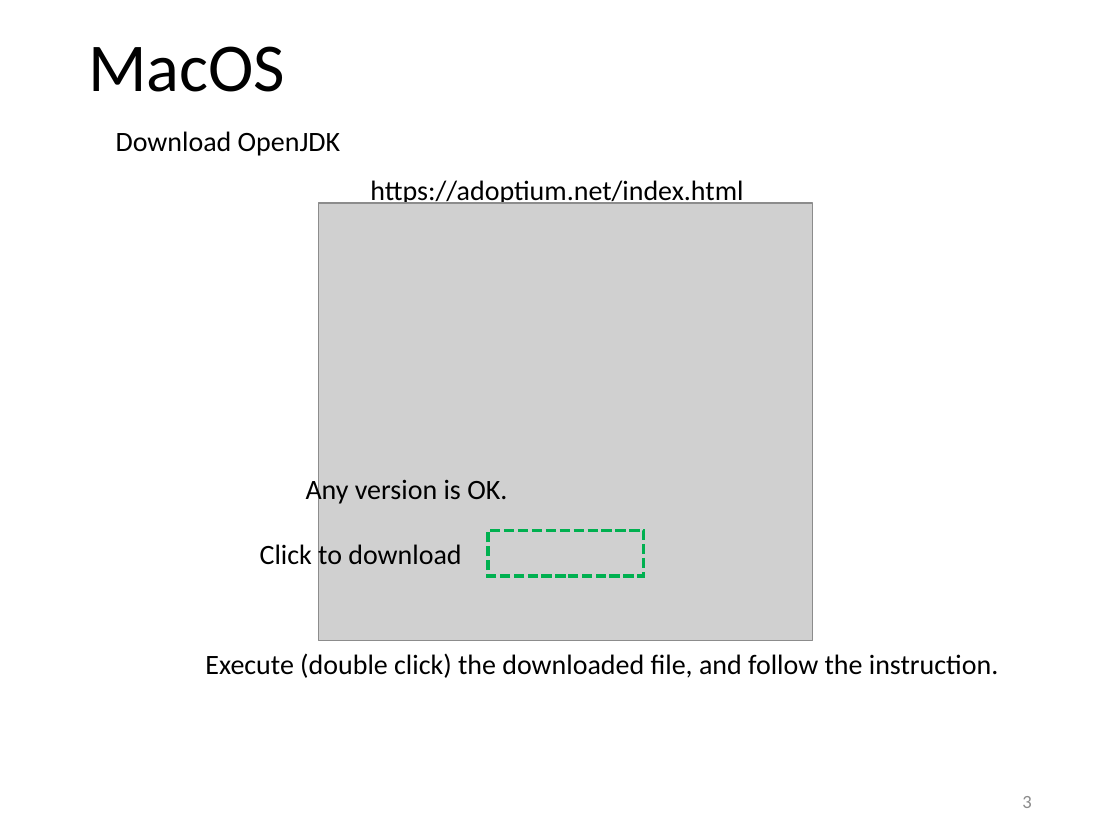
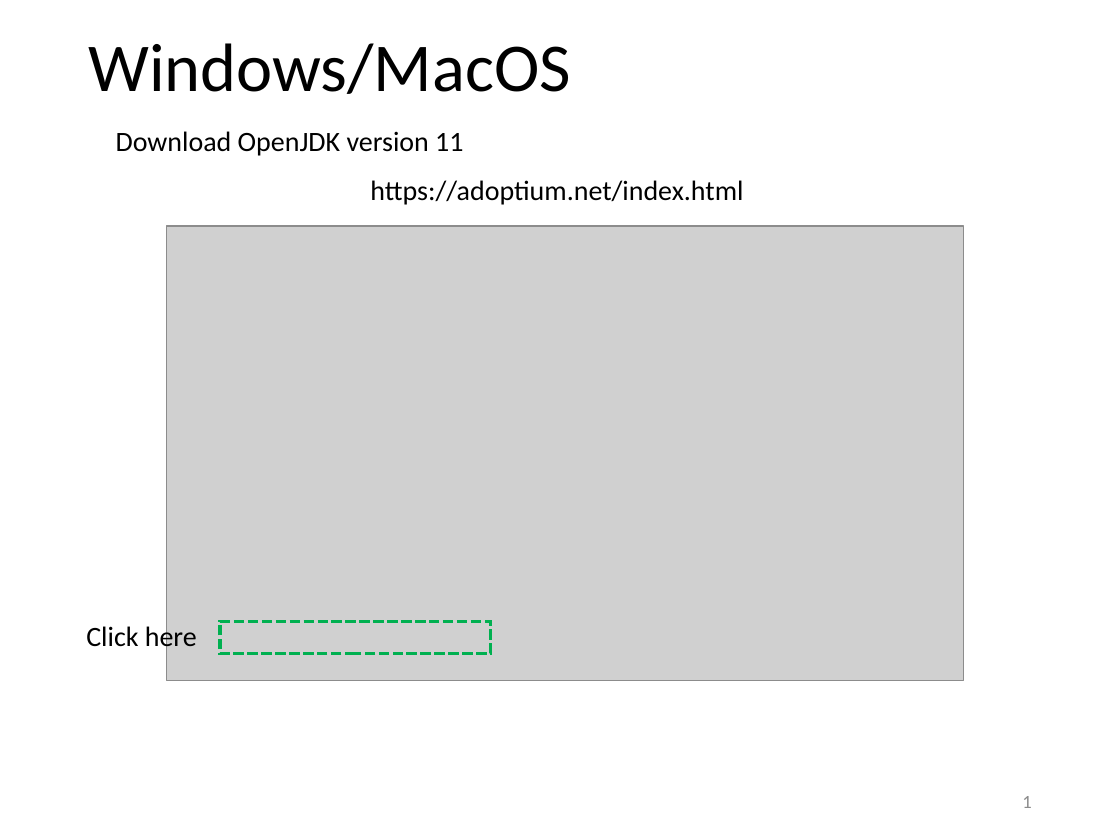
Before and after one commit to yagikiyoshi/sindo, a slide deck: slide 2 of doc/JSindo/install_JSindo.pptx (slide 4 before the commit). Drawn at 1120x840 pixels with LibreOffice and Linux fonts; fonts in the diff are those of the drawing; grey boxes stand for pictures. Boxes give left, top, right and bottom in pixels: in the first picture for what was removed or moved away, otherwise in the second. Text is boxed around its words. In the diff, an @@ line names an element or a change of style, - is before the commit and + after.

```diff
--- a/doc/JSindo/install_JSindo.pptx
+++ b/doc/JSindo/install_JSindo.pptx
@@ title at <box>88,43,571,94</box>: text changed @@
-MacOS
+Windows/MacOS
@@ text at <box>116,131,463,156</box>: text changed @@
-Download OpenJDK
+Download OpenJDK version 11
@@ picture: place and size @@
-picture at <box>319,203,813,641</box>
+picture at <box>167,226,964,681</box>
@@ text removed at <box>306,476,507,506</box> @@
-Any version is OK.
@@ rectangle removed at <box>488,530,644,576</box> @@
@@ text removed at <box>260,541,461,571</box> @@
-Click to download
@@ text added at <box>86,623,197,653</box>, 18 pt, text #000000 @@
+Click here
@@ rectangle added at <box>221,622,492,654</box>, outline #00B050 2.25 pt dashed @@
@@ text removed at <box>205,653,998,678</box> @@
-Execute (double click) the downloaded file, and follow the instruction.
@@ page number at <box>1022,796,1031,808</box>: text changed @@
-3
+1
```
Also in this commit, not shown: 2 other slides changed, 1 slide added, 1 other file.
